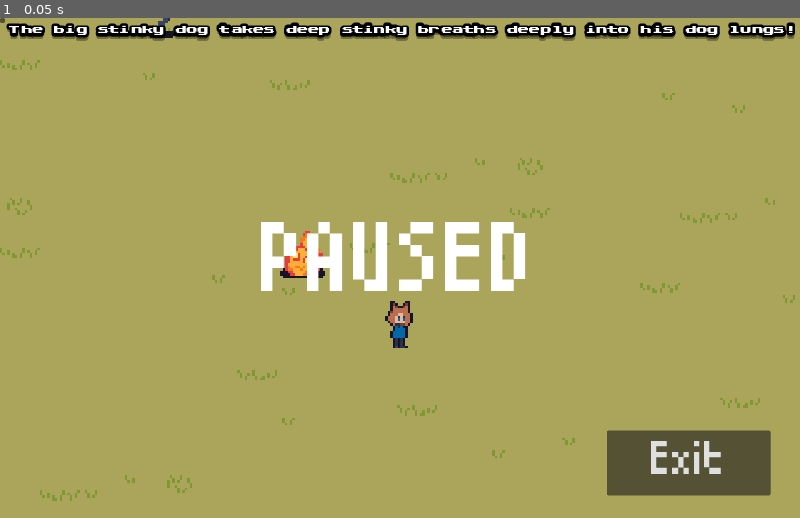
Above: before the commit, frame 1.
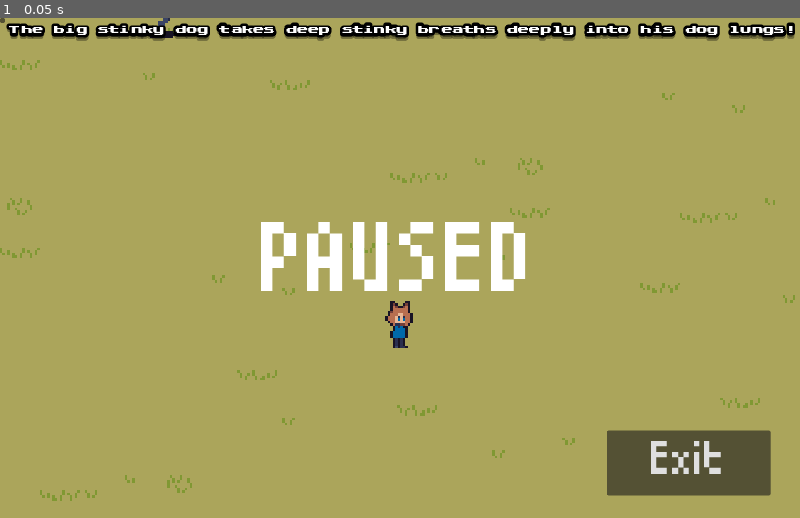
Above: after the commit, the same moment.

Repository: ColtonPhillips/its-spreading
Game: Godot game, scene res://scenes/world.tscn
Two runs of this game, one before a commit and one after it. Both use one fixed random seed, a clock stepped at 60 frames per second and the inputs below.
Inputs:
- Up to frame 1 (0.05 s): no input

The runs differ from the first frame. In frame 1, 0.2% of the frame differs, in the area x 35-41%, y 42-52%.

Commit message:
Add rudimentary spawner

Diff:
--- /dev/null
+++ b/gameplay/enemy_spawner.gd
@@ -0,0 +1,53 @@
+extends Node2D
+
+@export var spawns: Array[SpawnInfo] = []
+
+@onready var player = get_tree().get_first_node_in_group("player")
+
+var time = 0
+
+
+func _on_timer_timeout():
+	time += 1
+	var enemy_spawns = spawns
+	for i in enemy_spawns:
+		if time > i.time_start and time <= i.time_end:
+			if i.spawn_delay_counter < i.enemy_spawn_delay:
+				i.spawn_delay_counter += 1
+			else:
+				i.spawn_delay_counter = 0
+				var new_enemy = load(str(i.enemy.resource_path))
+				var counter = 0
+				while (counter < i.enemy_num):
+					var enemy_spawn = new_enemy.instantiate()
+					enemy_spawn.global_position = get_random_position()
+					add_child(enemy_spawn)
+					counter += 1
+
+func get_random_position():
+	var vpr = get_viewport_rect().size * randf_range(1.1, 1.4)
+	var top_left = Vector2(player.global_position.x - vpr.x / 2, player.global_position.y - vpr.y / 2)
+	var top_right = Vector2(player.global_position.x + vpr.x / 2, player.global_position.y - vpr.y / 2)
+	var bottom_left = Vector2(player.global_position.x - vpr.x / 2, player.global_position.y + vpr.y / 2)
+	var bottom_right = Vector2(player.global_position.x + vpr.x / 2, player.global_position.y + vpr.y / 2)
+	var pos_side = ["up", "down", "right", "left"].pick_random()
+	var spawn_pos1 = Vector2.ZERO
+	var spawn_pos2 = Vector2.ZERO
+
+	match pos_side:
+		"up":
+			spawn_pos1 = top_left
+			spawn_pos2 = top_right
+		"down":
+			spawn_pos1 = bottom_left
+			spawn_pos2 = bottom_right
+		"right":
+			spawn_pos1 = top_right
+			spawn_pos2 = bottom_right
+		"left":
+			spawn_pos1 = top_left
+			spawn_pos2 = bottom_left
+
+	var x_spawn = randf_range(spawn_pos1.x, spawn_pos2.x)
+	var y_spawn = randf_range(spawn_pos1.y, spawn_pos2.y)
+	return Vector2(x_spawn, y_spawn)
--- /dev/null
+++ b/gameplay/enemy_spawner.tscn
@@ -0,0 +1,22 @@
+[gd_scene load_steps=5 format=3 uid="uid://x43epic8paf7"]
+
+[ext_resource type="Script" path="res://gameplay/enemy_spawner.gd" id="1_woe51"]
+[ext_resource type="PackedScene" uid="uid://bjopb88sq766e" path="res://scenes/enemy/fire_orb_enemy.tscn" id="2_v8men"]
+[ext_resource type="Script" path="res://gameplay/spawn_info.gd" id="3_sjhyw"]
+
+[sub_resource type="Resource" id="Resource_3yj5a"]
+script = ExtResource("3_sjhyw")
+time_start = 0
+time_end = 120
+enemy = ExtResource("2_v8men")
+enemy_num = 10
+enemy_spawn_delay = 1
+
+[node name="EnemySpawner" type="Node2D"]
+script = ExtResource("1_woe51")
+spawns = Array[ExtResource("3_sjhyw")]([SubResource("Resource_3yj5a")])
+
+[node name="Timer" type="Timer" parent="."]
+autostart = true
+
+[connection signal="timeout" from="Timer" to="." method="_on_timer_timeout"]
--- /dev/null
+++ b/gameplay/spawn_info.gd
@@ -0,0 +1,11 @@
+extends Resource
+
+class_name SpawnInfo
+
+@export var time_start: int
+@export var time_end: int
+@export var enemy: Resource
+@export var enemy_num: int
+@export var enemy_spawn_delay: int
+
+var spawn_delay_counter = 0
--- a/scenes/world.tscn
+++ b/scenes/world.tscn
@@ -3,7 +3,7 @@
 [ext_resource type="Texture2D" uid="uid://5dtxv8q8u4ae" path="res://art/grass.png" id="1_3fkv3"]
 [ext_resource type="PackedScene" uid="uid://c3vntakhy0jq7" path="res://scenes/player.tscn" id="1_5kmuy"]
 [ext_resource type="Script" path="res://gui/main-menu.gd" id="1_elxvf"]
-[ext_resource type="PackedScene" uid="uid://bjopb88sq766e" path="res://scenes/enemy/fire_orb_enemy.tscn" id="3_vh7tc"]
+[ext_resource type="PackedScene" uid="uid://x43epic8paf7" path="res://gameplay/enemy_spawner.tscn" id="3_luq5g"]
 [ext_resource type="PackedScene" uid="uid://54h5abumwo2c" path="res://gui/gameplay_gui.tscn" id="4_u55po"]
 [ext_resource type="PackedScene" uid="uid://dkiuk5y53nmy2" path="res://scenes/enemy/wisp_enemy.tscn" id="4_y0un6"]
 [ext_resource type="PackedScene" uid="uid://yg11qveki1pj" path="res://gui/menu.tscn" id="7_pyd75"]
@@ -19,8 +19,7 @@
 [node name="Player" parent="." instance=ExtResource("1_5kmuy")]
 position = Vector2(0, -3)
 
-[node name="FireOrbEnemy" parent="." instance=ExtResource("3_vh7tc")]
-position = Vector2(-39, -32)
+[node name="EnemySpawner" parent="." instance=ExtResource("3_luq5g")]
 
 [node name="WispEnemy" parent="." instance=ExtResource("4_y0un6")]
 position = Vector2(-95, -143)
